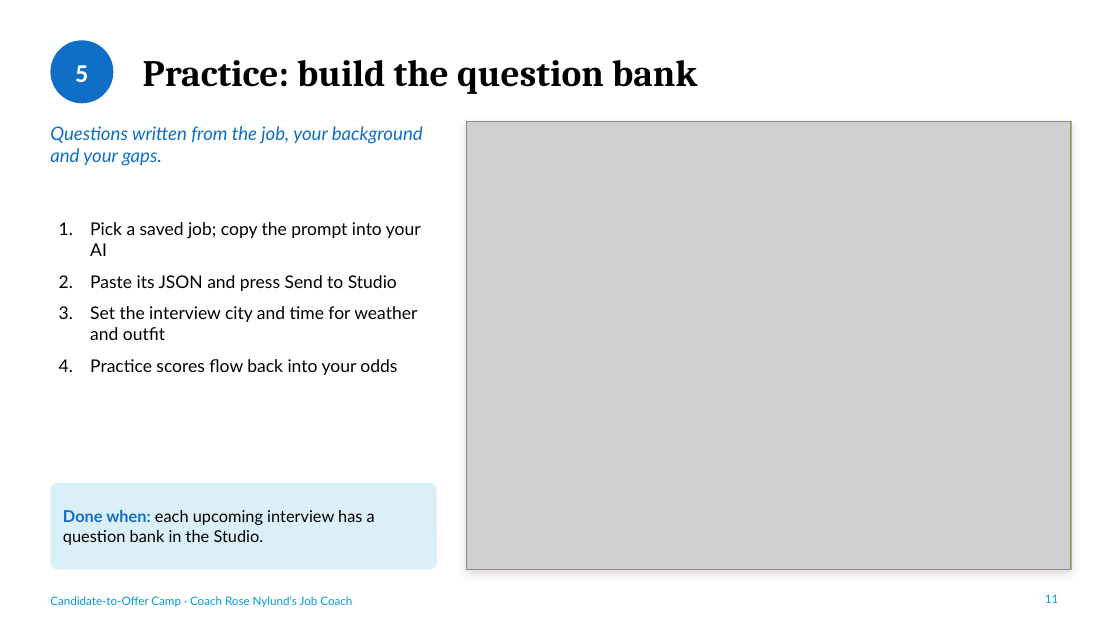
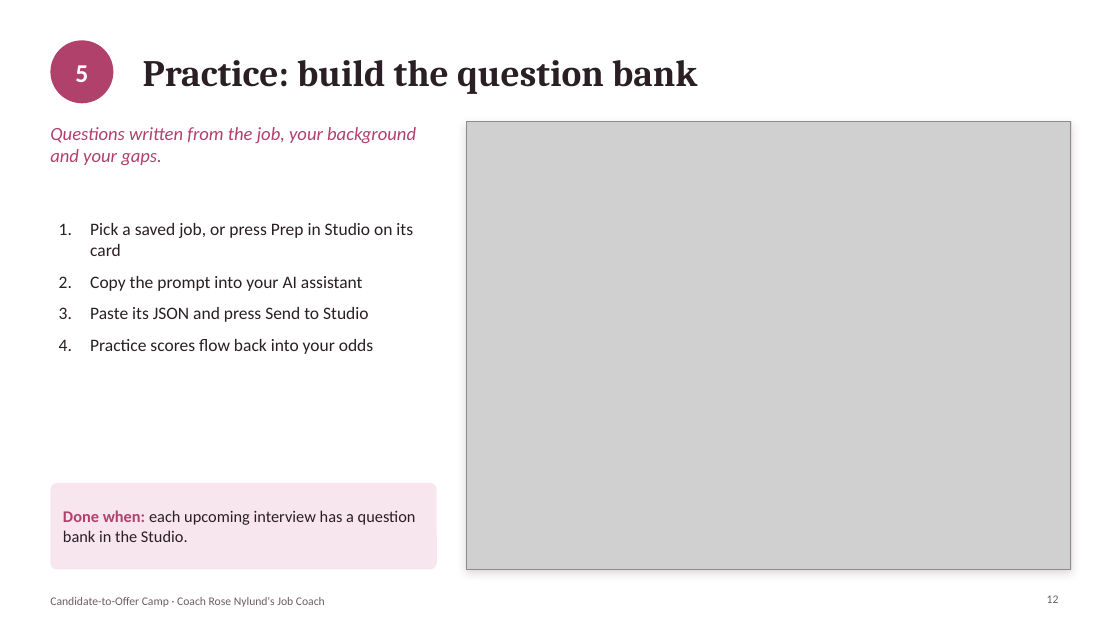
Before and after one commit to scaruana33-code/mock-interviews2, a slide deck: slide 12 of home/docs/Candidate-to-Offer-Camp-Guide-recording-script.ppsx (slide 11 before the commit). Drawn at 1120x630 pixels with LibreOffice and Linux fonts; fonts in the diff are those of the drawing; grey boxes stand for pictures. Boxes give left, top, right and bottom in pixels: in the first picture for what was removed or moved away, otherwise in the second. Text is boxed around its words. In the diff, an @@ line names an element or a change of style, - is before the commit and + after.

```diff
--- a/home/docs/Candidate-to-Offer-Camp-Guide-recording-script.ppsx
+++ b/home/docs/Candidate-to-Offer-Camp-Guide-recording-script.ppsx
@@ ellipse at box(50, 40, 113, 103): fill #0F6FC6 to #B0416B @@
@@ title "Practice: build the question bank" at box(143, 60, 697, 94): text colour #000000 to #2A1F24 @@
@@ text "Questions written from the job, ..." at box(50, 127, 416, 165): font Lato to Calibri, text colour #0F6FC6 to #B0416B @@
@@ rectangle at box(466, 122, 1071, 570): outline #A5C249 1 pt to #EAD9E0 1 pt @@
@@ text at box(90, 223, 413, 291): text changed; font Lato to Calibri; text colour #000000 to #2A1F24 @@
-1. Pick a saved job; copy the prompt into your AI
+1. Pick a saved job, or press Prep in Studio on its card
+2. Copy the prompt into your AI assistant
@@ text at box(90, 306, 417, 340): paragraph removed @@
-3. Set the interview city and time for weather and outfit
@@ text at box(90, 307, 373, 354): font Lato to Calibri, text colour #000000 to #2A1F24 in "Paste its JSON and press Send to ...", "Practice scores flow back into your odds" @@
@@ rounded rectangle at box(50, 483, 437, 570): fill #DBEFF9 to #F7E6ED @@
@@ text "Done when: each upcoming interview ..." at box(63, 510, 416, 542): font Lato to Calibri; text colour #0F6FC6 to #B0416B in "Done when:"; text colour #000000 to #2A1F24 in "each upcoming interview has a question bank ..." @@
@@ text "Candidate-to-Offer Camp · Coach Rose ..." at box(50, 597, 325, 607): font Lato to Calibri, text colour #009DD9 to #6F5C65 @@
@@ page number at box(1047, 595, 1059, 603): text changed; font Lato to Calibri; text colour #009DD9 to #6F5C65 @@
-11
+12
```
Also in this commit, not shown: 16 other slides changed, 3 slides added, 18 other files.
